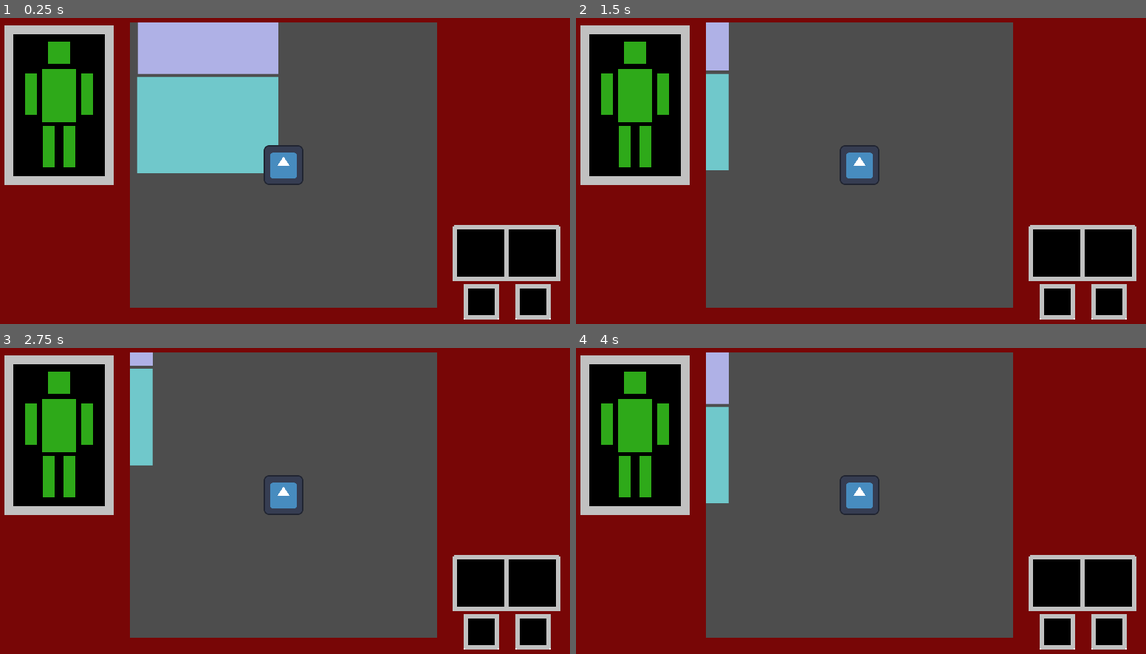
Above: before the commit, frames 1-4 (two rows, left to right).
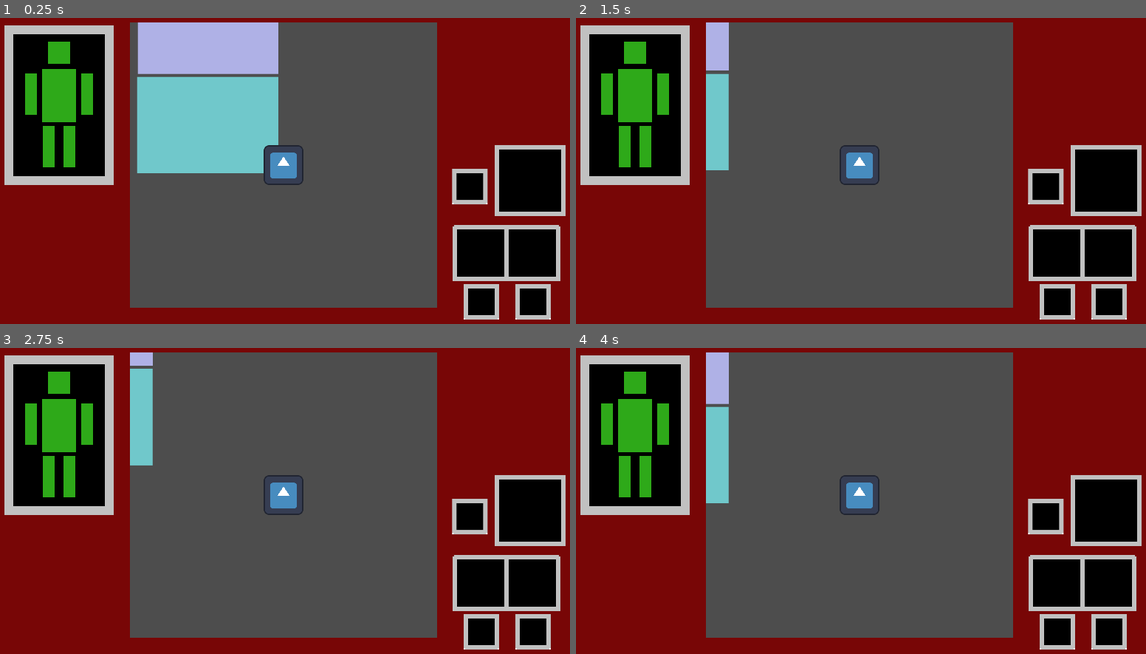
Above: after the commit, the same moments.

Repository: alin-but-real/gamenr1
Game: Godot game, scene res://scenes/main.tscn
The game is run twice, just before and just after one commit, with the same random seed, the same clock (stepped at 60 frames per second) and the same inputs. The engine's default icon, where the game draws it, is replaced by a stand-in: a white triangle on a blue panel in a dark square.
Inputs:
- Up to frame 1 (0.25 s): no input
- Up to frame 2 (1.5 s): tap Enter at 0.5 s; hold E (move_right) 0.53-1.28 s; hold S (move_backward) from 1.28 s (still down)
- Up to frame 3 (2.75 s): release S (move_backward) at 2.03 s; hold E (move_right) from 2.03 s (still down)
- Up to frame 4 (4 s): tap Space at 2.75 s; release E (move_right) at 2.78 s; hold W (move_forward) 2.78-3.53 s; hold Q (move_left) from 3.53 s (still down)

The runs differ from the first frame. In frame 1, 3.6% of the frame differs, in the area x 79-100%, y 41-65%; in frame 2, 3.6%; in frame 3, 3.6%; in frame 4, 3.6%.

Commit message:
added torso weapon and ammo screens

Diff:
--- a/scenes/user_interface.tscn
+++ b/scenes/user_interface.tscn
@@ -1,9 +1,10 @@
-[gd_scene load_steps=8 format=3 uid="uid://cm052urhex8n1"]
+[gd_scene load_steps=9 format=3 uid="uid://cm052urhex8n1"]
 
 [ext_resource type="Texture2D" uid="uid://dih4ikgepxpja" path="res://assets/ui/background.png" id="1_syvep"]
 [ext_resource type="Texture2D" uid="uid://co6t6ai050u4p" path="res://assets/ui/health_screen.png" id="2_l2bgj"]
 [ext_resource type="Texture2D" uid="uid://k3tpods67p41" path="res://assets/ui/weapon_screen.png" id="2_xsrv6"]
 [ext_resource type="Texture2D" uid="uid://bea3tov7pvx8g" path="res://assets/ui/ammo_screen.png" id="3_sdud1"]
+[ext_resource type="Texture2D" uid="uid://na5pcq3t82jv" path="res://assets/ui/2x2_screen.png" id="4_sdud1"]
 [ext_resource type="Texture2D" uid="uid://uojv7adawjtl" path="res://assets/ui/doll_limb.png" id="5_aisij"]
 [ext_resource type="Texture2D" uid="uid://dienfbc6qrmue" path="res://assets/ui/doll_torso.png" id="6_prbuy"]
 [ext_resource type="Texture2D" uid="uid://dkabiwcrue6mx" path="res://assets/ui/doll_head.png" id="7_5kqoc"]
@@ -28,6 +29,10 @@
 position = Vector2(351, 172)
 texture = ExtResource("2_xsrv6")
 
+[node name="WeaponScreenTorso" type="Sprite2D" parent="CanvasLayer"]
+position = Vector2(366.875, 122.917)
+texture = ExtResource("4_sdud1")
+
 [node name="AmmoScreen" type="Sprite2D" parent="CanvasLayer"]
 position = Vector2(334, 205)
 texture = ExtResource("3_sdud1")
@@ -36,32 +41,36 @@
 position = Vector2(369, 205)
 texture = ExtResource("3_sdud1")
 
-[node name="Health_Container" type="PanelContainer" parent="CanvasLayer"]
+[node name="AmmoScreenTorso" type="Sprite2D" parent="CanvasLayer"]
+position = Vector2(326.25, 127.083)
+texture = ExtResource("3_sdud1")
 
-[node name="screen" type="Sprite2D" parent="CanvasLayer/Health_Container"]
+[node name="HealthContainer" type="PanelContainer" parent="CanvasLayer"]
+
+[node name="Screen" type="Sprite2D" parent="CanvasLayer/HealthContainer"]
 position = Vector2(48, 72)
 texture = ExtResource("2_l2bgj")
 
-[node name="left_arm" type="Sprite2D" parent="CanvasLayer/Health_Container"]
+[node name="LeftArm" type="Sprite2D" parent="CanvasLayer/HealthContainer"]
 position = Vector2(67, 64.5)
 texture = ExtResource("5_aisij")
 
-[node name="right_arm" type="Sprite2D" parent="CanvasLayer/Health_Container"]
+[node name="RightArm" type="Sprite2D" parent="CanvasLayer/HealthContainer"]
 position = Vector2(29, 64.5)
 texture = ExtResource("5_aisij")
 
-[node name="right_leg" type="Sprite2D" parent="CanvasLayer/Health_Container"]
+[node name="RightLeg" type="Sprite2D" parent="CanvasLayer/HealthContainer"]
 position = Vector2(41, 100)
 texture = ExtResource("5_aisij")
 
-[node name="left_leg" type="Sprite2D" parent="CanvasLayer/Health_Container"]
+[node name="LeftLeg" type="Sprite2D" parent="CanvasLayer/HealthContainer"]
 position = Vector2(55, 100)
 texture = ExtResource("5_aisij")
 
-[node name="torso" type="Sprite2D" parent="CanvasLayer/Health_Container"]
+[node name="Torso" type="Sprite2D" parent="CanvasLayer/HealthContainer"]
 position = Vector2(48, 65.5)
 texture = ExtResource("6_prbuy")
 
-[node name="head" type="Sprite2D" parent="CanvasLayer/Health_Container"]
+[node name="Head" type="Sprite2D" parent="CanvasLayer/HealthContainer"]
 position = Vector2(48, 36.5)
 texture = ExtResource("7_5kqoc")
